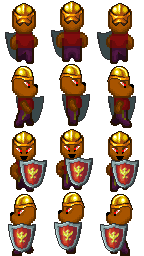
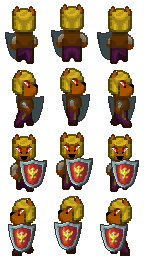
Comparing the layer stacks of the two 144x256 images. Changes:
removed layer "helmet" over (x1=11, y1=1, x2=133, y2=210)
added layer "helmet-gold" above "helmet-grey" over (x1=12, y1=6, x2=132, y2=224)
added layer "outfit-alt" above "kobold-005" over (x1=10, y1=30, x2=134, y2=224)
